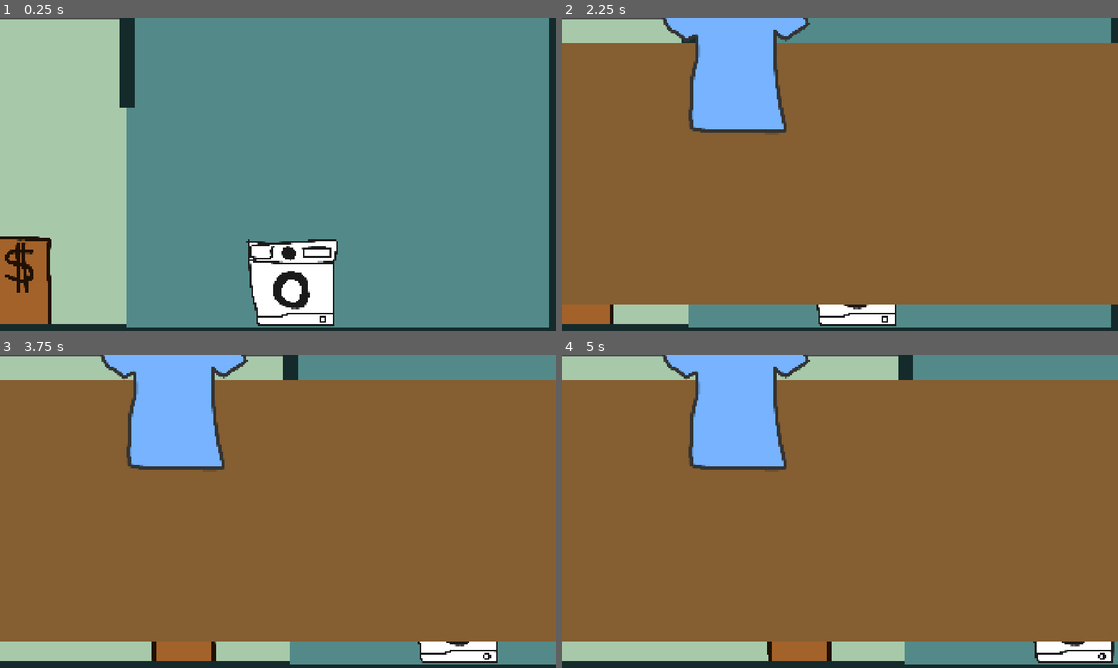
Above: before the commit, frames 1-4 (two rows, left to right).
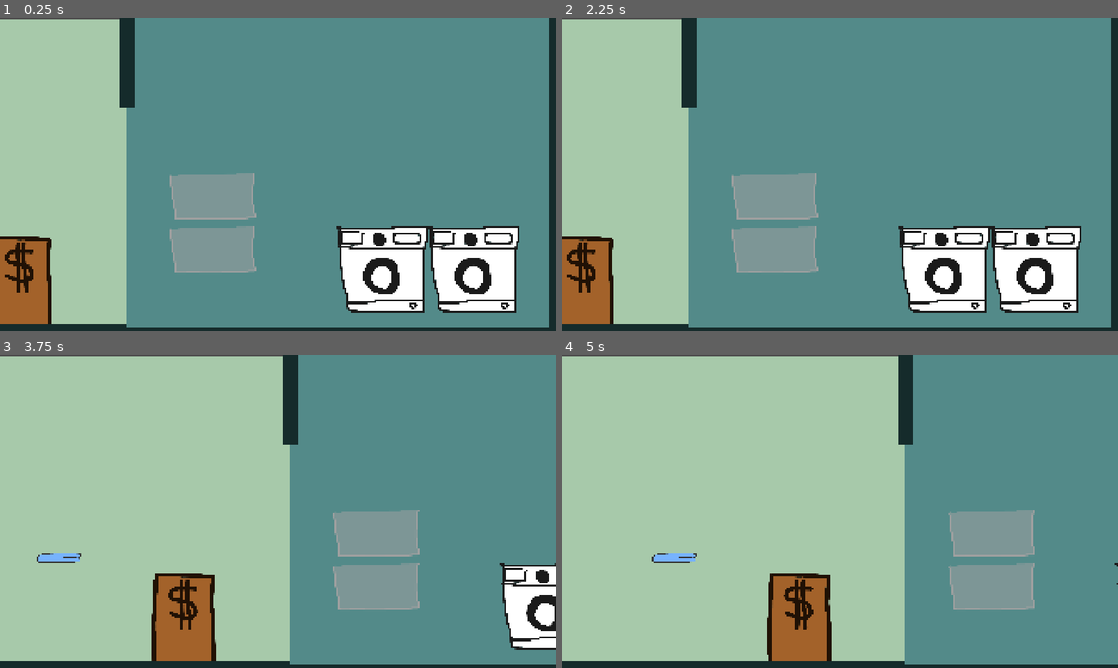
Above: after the commit, the same moments.

Repository: Scalamando/unslopping-machine
Game: Godot game, scene res://scenes/main.tscn
Same seed, same stepped clock (60 frames per second), same inputs: the game is played once before the commit and once after it.
Inputs (mouse positions are in pixels of both pictures, inside the frame that each line leads up to):
- Up to frame 1 (0.25 s): no input
- Up to frame 2 (2.25 s): tap Enter at 0.5, 2 s; move the mouse to (962, 158) at 0.52 s; hold E (move_right_room) 0.53-1.25 s; click (962, 158) at 0.6 s; tap Space at 1.25 s; drag from (728, 190) to (584, 262) at 1.27 s; move the mouse to (895, 105) at 2.02 s; hold E (move_right_room) from 2.03 s (still down); click (895, 105) at 2.1 s
- Up to frame 3 (3.75 s): release E (move_right_room) at 2.75 s; tap Space at 2.75 s; drag from (250, 574) to (111, 464) at 2.77 s; tap Enter at 3.5 s; move the mouse to (444, 558) at 3.52 s; hold Q (move_left_room) from 3.53 s (still down); click (444, 558) at 3.6 s
- Up to frame 4 (5 s): release Q (move_left_room) at 4.25 s; drag from (706, 577) to (756, 433) at 4.27 s

The runs differ from the first frame. In frame 1, 17% of the frame differs, in the area x 30-94%, y 49-99%; in frame 2, 87%, in the area x 0-100%, y 0-99%; in frame 3, 87%; in frame 4, 86%.
Error before the commit: Invalid access to property or key 'folded_texture' on a base object of type 'Nil'. (res://scenes/cloth_controller.gd:11)

Commit message:
add baskets to main scene

Diff:
--- a/data/cloths/scenes/shirt_spread_out.tscn
+++ b/data/cloths/scenes/shirt_spread_out.tscn
@@ -4,7 +4,13 @@
 
 [node name="ShirtSpreadOut" type="Control" unique_id=1070618402]
 layout_mode = 3
-anchors_preset = 0
+anchors_preset = 8
+anchor_left = 0.5
+anchor_top = 0.5
+anchor_right = 0.5
+anchor_bottom = 0.5
+grow_horizontal = 2
+grow_vertical = 2
 
 [node name="TextureRect" type="TextureRect" parent="." unique_id=1563049386]
 layout_mode = 1
@@ -13,10 +19,10 @@
 anchor_top = 0.5
 anchor_right = 0.5
 anchor_bottom = 0.5
-offset_left = -260.5
-offset_top = -275.0
-offset_right = 260.5
-offset_bottom = 275.0
+offset_left = -386.0
+offset_top = -407.4856
+offset_right = 386.0
+offset_bottom = 407.4856
 grow_horizontal = 2
 grow_vertical = 2
 texture = ExtResource("1_y4hgl")
--- a/scenes/basket.tscn
+++ b/entities/basket.tscn
@@ -23,6 +23,12 @@
 accepted_draggable_types = Array[ExtResource("3_pdp4j")]([SubResource("Resource_jbj1t")])
 metadata/_custom_type_script = "uid://nj1hdjl1vob2"
 
+[node name="Marker2D" type="Marker2D" parent="DropZone" unique_id=853318214]
+position = Vector2(0, 18)
+
+[node name="Marker2D2" type="Marker2D" parent="DropZone" unique_id=177960539]
+position = Vector2(0, 48)
+
 [node name="Basket" type="Sprite2D" parent="." unique_id=1495810037]
 scale = Vector2(0.42776406, 0.42776406)
 texture = ExtResource("4_m8uuu")
--- a/scenes/main.tscn
+++ b/scenes/main.tscn
@@ -5,8 +5,26 @@
 [ext_resource type="Script" uid="uid://bedr0dcnjakxq" path="res://scenes/main.gd" id="1_tbgi4"]
 [ext_resource type="PackedScene" uid="uid://wjafvpjq5ntv" path="res://scenes/reception.tscn" id="2_sugp2"]
 [ext_resource type="Script" uid="uid://dmbn5b0p26ns5" path="res://scenes/camera_controller.gd" id="3_jyhfs"]
+[ext_resource type="PackedScene" uid="uid://b5f15rlxpihuc" path="res://entities/basket.tscn" id="5_ya4ey"]
 [ext_resource type="PackedScene" uid="uid://v0gnwt1i2wge" path="res://entities/washing_machine.tscn" id="6_tefeu"]
+[ext_resource type="Script" uid="uid://c0ierpals2ss6" path="res://scenes/customer_spawner_controller.gd" id="7_choun"]
 [ext_resource type="PackedScene" uid="uid://brnmfwif8cssh" path="res://entities/cloth.tscn" id="7_o6xl0"]
+[ext_resource type="Script" uid="uid://bqcwvesmpnf82" path="res://data/Customer.gd" id="8_ya4ey"]
+[ext_resource type="Resource" uid="uid://d2vmdjye85vqo" path="res://data/cloths/shirt.tres" id="9_eb6dy"]
+
+[sub_resource type="Resource" id="Resource_cfsa3"]
+script = ExtResource("8_ya4ey")
+name = "Dieter"
+clothing = ExtResource("9_eb6dy")
+timeStamp = 2
+metadata/_custom_type_script = "uid://bqcwvesmpnf82"
+
+[sub_resource type="Resource" id="Resource_mg1pm"]
+script = ExtResource("8_ya4ey")
+name = "Henry"
+clothing = ExtResource("9_eb6dy")
+timeStamp = 5
+metadata/_custom_type_script = "uid://bqcwvesmpnf82"
 
 [node name="Node2D" type="Node2D" unique_id=715033021]
 script = ExtResource("1_tbgi4")
@@ -17,20 +35,17 @@
 [node name="WaschingRoom" parent="." unique_id=1269579874 instance=ExtResource("1_0wfyh")]
 scale = Vector2(1, 1.0131407)
 
-[node name="Cloth" parent="." unique_id=838017900 instance=ExtResource("7_o6xl0")]
-position = Vector2(-1200, 226)
+[node name="WaschingMachine" parent="." unique_id=1667756517 instance=ExtResource("6_tefeu")]
+position = Vector2(358, 327)
 
-[node name="Cloth2" parent="." unique_id=406249680 instance=ExtResource("7_o6xl0")]
-position = Vector2(-1413, 217)
+[node name="WaschingMachine" parent="WaschingMachine" unique_id=875701637 instance=ExtResource("6_tefeu")]
+position = Vector2(316, 0)
 
-[node name="Cloth3" parent="." unique_id=1931897766 instance=ExtResource("7_o6xl0")]
-position = Vector2(-1609, 215)
+[node name="Basket" parent="WaschingMachine" unique_id=1943162463 instance=ExtResource("5_ya4ey")]
+position = Vector2(-577, -69)
 
-[node name="Cloth4" parent="." unique_id=2089582836 instance=ExtResource("7_o6xl0")]
-position = Vector2(-1480, -4)
-
-[node name="WaschingMachine" parent="." unique_id=1667756517 instance=ExtResource("6_tefeu")]
-position = Vector2(46, 375)
+[node name="Basket2" parent="WaschingMachine" unique_id=1589727789 instance=ExtResource("5_ya4ey")]
+position = Vector2(-577, -253)
 
 [node name="Camera2D" type="Camera2D" parent="." unique_id=1243545003]
 script = ExtResource("3_jyhfs")
@@ -38,3 +53,9 @@
 
 [node name="MainUI" parent="Camera2D" unique_id=1842875158 instance=ExtResource("1_o5qli")]
 mouse_filter = 1
+
+[node name="CustomerSpawner" type="Node2D" parent="." unique_id=1869433657]
+position = Vector2(-1321, 160)
+script = ExtResource("7_choun")
+customer_array = Array[ExtResource("8_ya4ey")]([SubResource("Resource_cfsa3"), SubResource("Resource_mg1pm")])
+cloth_scene = ExtResource("7_o6xl0")
--- a/scenes/main_data_test.tscn
+++ /dev/null
@@ -1,51 +0,0 @@
-[gd_scene format=3 uid="uid://bh23phtqgb16i"]
-
-[ext_resource type="Script" uid="uid://bedr0dcnjakxq" path="res://scenes/main.gd" id="1_oyj1r"]
-[ext_resource type="PackedScene" uid="uid://wjafvpjq5ntv" path="res://scenes/reception.tscn" id="2_cfsa3"]
-[ext_resource type="PackedScene" uid="uid://dwucql2syuxls" path="res://scenes/wasching_room.tscn" id="3_d0rit"]
-[ext_resource type="Script" uid="uid://dmbn5b0p26ns5" path="res://scenes/camera_controller.gd" id="4_eib1c"]
-[ext_resource type="PackedScene" uid="uid://fsgyhkw1fcjg" path="res://ui/main_ui.tscn" id="5_mg1pm"]
-[ext_resource type="PackedScene" uid="uid://brnmfwif8cssh" path="res://entities/cloth.tscn" id="6_2wuav"]
-[ext_resource type="PackedScene" uid="uid://v0gnwt1i2wge" path="res://entities/washing_machine.tscn" id="7_6ot14"]
-[ext_resource type="Script" uid="uid://c0ierpals2ss6" path="res://scenes/customer_spawner_controller.gd" id="7_oyj1r"]
-[ext_resource type="Script" uid="uid://bqcwvesmpnf82" path="res://data/Customer.gd" id="8_eib1c"]
-[ext_resource type="Resource" uid="uid://d2vmdjye85vqo" path="res://data/cloths/shirt.tres" id="9_eib1c"]
-
-[sub_resource type="Resource" id="Resource_cfsa3"]
-script = ExtResource("8_eib1c")
-name = "Dieter"
-clothing = ExtResource("9_eib1c")
-timeStamp = 2
-metadata/_custom_type_script = "uid://bqcwvesmpnf82"
-
-[sub_resource type="Resource" id="Resource_mg1pm"]
-script = ExtResource("8_eib1c")
-name = "Henry"
-clothing = ExtResource("9_eib1c")
-timeStamp = 5
-metadata/_custom_type_script = "uid://bqcwvesmpnf82"
-
-[node name="Node2D" type="Node2D" unique_id=715033021]
-script = ExtResource("1_oyj1r")
-
-[node name="Reception" parent="." unique_id=1964710212 instance=ExtResource("2_cfsa3")]
-position = Vector2(-893, 0)
-
-[node name="WaschingRoom" parent="." unique_id=1269579874 instance=ExtResource("3_d0rit")]
-scale = Vector2(1, 1.0131407)
-
-[node name="Camera2D" type="Camera2D" parent="." unique_id=1243545003]
-script = ExtResource("4_eib1c")
-cameraPosLeftRoom = Vector2(-750, 0)
-
-[node name="MainUI" parent="Camera2D" unique_id=1842875158 instance=ExtResource("5_mg1pm")]
-mouse_filter = 1
-
-[node name="WaschingMachine" parent="." unique_id=1667756517 instance=ExtResource("7_6ot14")]
-position = Vector2(730, 375)
-
-[node name="CustomerSpawner" type="Node2D" parent="." unique_id=687975302]
-position = Vector2(-1262, 160)
-script = ExtResource("7_oyj1r")
-customer_array = Array[ExtResource("8_eib1c")]([SubResource("Resource_cfsa3"), SubResource("Resource_mg1pm")])
-cloth_scene = ExtResource("6_2wuav")
--- a/ui/tresen_cloth_inspection_controller.gd
+++ b/ui/tresen_cloth_inspection_controller.gd
@@ -8,6 +8,6 @@
 		cloth_pos.remove_child(n)
 		n.queue_free()
 
-	## add new child scene
+	## add cloth scene
 	var node = cloth.spread_out_scene.instantiate()
 	cloth_pos.add_child(node)
--- a/ui/ui_controller.gd
+++ b/ui/ui_controller.gd
@@ -3,9 +3,6 @@
 @onready var tresen_cloth_inspection: TresenClothInspectionUIController = %TresenClothInspection
 @export var test_cloth : Clothing
 
-func _ready() -> void:
-	await get_tree().create_timer(2).timeout
-	show_inspection_tresen(test_cloth)
 
 func show_inspection_tresen(cloth : Clothing):
 	tresen_cloth_inspection.init(cloth)
